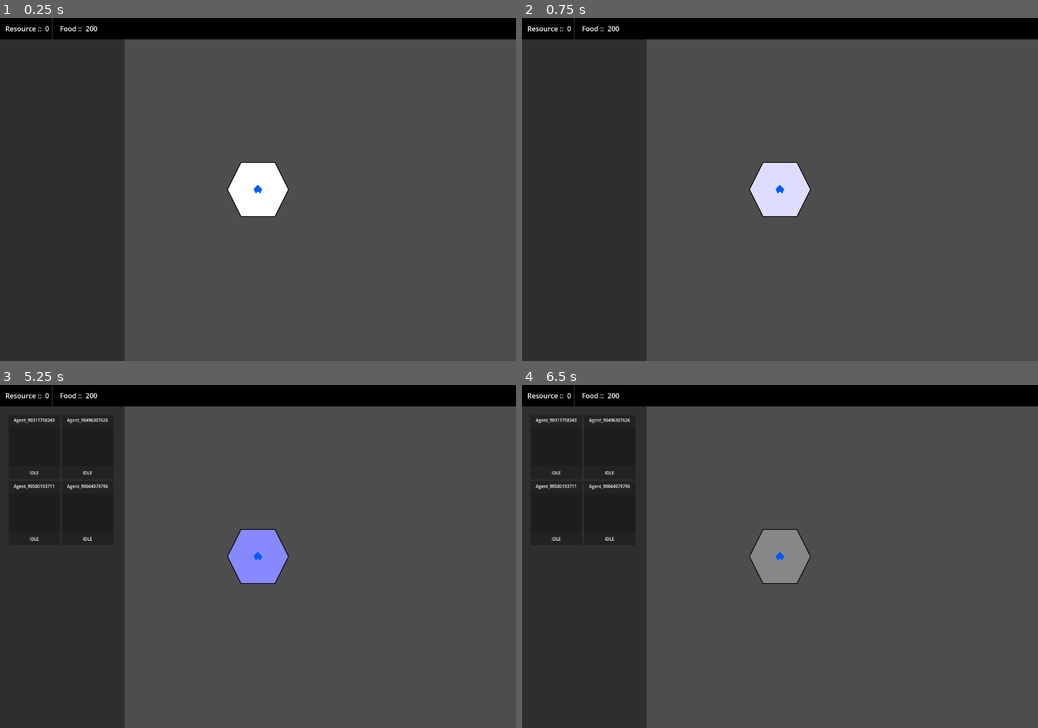
Above: before the commit, frames 1-4 (two rows, left to right).
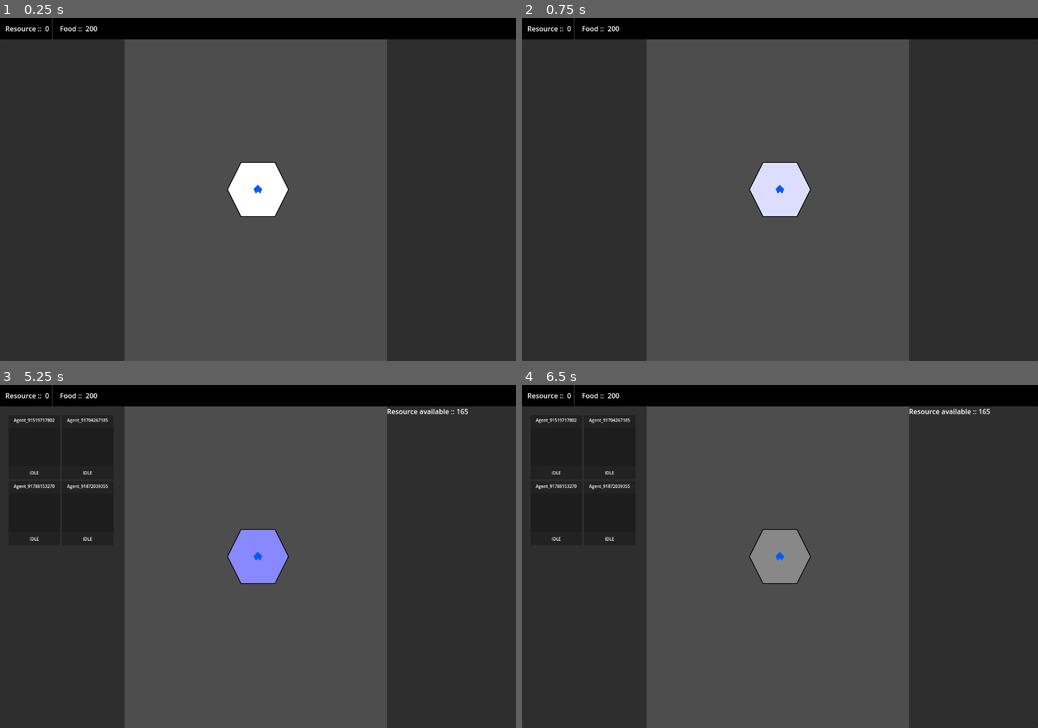
Above: after the commit, the same moments.

Repository: Drakosam/game_1
Game: Godot game, scene res://main_game_loop.tscn
Two runs of this game, one before a commit and one after it. Both use one fixed random seed, a clock stepped at 60 frames per second and the inputs below.
Inputs (mouse positions are in pixels of both pictures, inside the frame that each line leads up to):
- Up to frame 1 (0.25 s): no input
- Up to frame 2 (0.75 s): tap Enter at 0.5 s; click (780, 189) at 0.67 s
- Up to frame 3 (5.25 s): tap Space at 1.25, 2.75, 4.25 s; move the mouse to (154, 573) at 1.27 s; click (154, 573) at 1.42 s; tap Enter at 2, 3.5 s; move the mouse to (309, 481) at 2.02 s; click (309, 481) at 2.17 s; move the mouse to (232, 625) at 2.77 s; click (232, 625) at 2.92 s; move the mouse to (412, 607) at 3.52 s; click (412, 607) at 3.67 s; move the mouse to (103, 505) at 4.27 s; click (103, 505) at 4.42 s; move the mouse to (283, 556) at 5.02 s; click (283, 556) at 5.17 s
- Up to frame 4 (6.5 s): move the mouse to (702, 470) at 5.77 s; click (702, 470) at 5.92 s

The runs differ from the first frame. In frame 1, 23% of the frame differs, in the area x 75-100%, y 6-100%; in frame 2, 23%; in frame 3, 23%, in the area x 5-100%, y 6-100%; in frame 4, 23%.
Error before the commit: Invalid call to function 'act' in base 'Node (job_backend.gd)'. Expected 0 arguments. (res://Actors/actor.gd:62)

Commit message:
-add tile info

Diff:
--- a/Actors/actor.gd
+++ b/Actors/actor.gd
@@ -59,13 +59,7 @@
 		return
 
 	if job_backend :
-		job_backend.act({
-			'speed':speed,
-			'power':power,
-			'influance':influance,
-			'mental':mental,
-			'aether':aether
-		})
+		job_backend.act()
 
 		if jobs_to_do_list.size() > 0 and job_backend.current_job == JobNames.idle:
 			job_backend.start_job(jobs_to_do_list.pop_front())
--- a/Backend/game_core.gd
+++ b/Backend/game_core.gd
@@ -3,6 +3,7 @@
 var resource = 0
 var food = 0
 var rng = RandomNumberGenerator.new()
+var curent_tile = null
 
 func _ready():
 	food = CoreValue.start_food_value
--- /dev/null
+++ b/Interface/tile_info.gd
@@ -0,0 +1,11 @@
+extends Panel
+
+
+func _ready():
+	pass # Replace with function body.
+
+
+func _process(_delta):
+	if GameCore.curent_tile:
+		var new_val =  str( GameCore.curent_tile.resources)
+		$VBoxContainer/Resource.text = 'Resource available :: ' + new_val
--- /dev/null
+++ b/Interface/tile_info.tscn
@@ -0,0 +1,22 @@
+[gd_scene load_steps=2 format=3 uid="uid://cb3ay64i3x00k"]
+
+[ext_resource type="Script" path="res://Interface/tile_info.gd" id="1_uwd3i"]
+
+[node name="TileInfo" type="Panel"]
+anchors_preset = 15
+anchor_right = 1.0
+anchor_bottom = 1.0
+grow_horizontal = 2
+grow_vertical = 2
+script = ExtResource("1_uwd3i")
+
+[node name="VBoxContainer" type="VBoxContainer" parent="."]
+layout_mode = 1
+anchors_preset = 15
+anchor_right = 1.0
+anchor_bottom = 1.0
+grow_horizontal = 2
+grow_vertical = 2
+
+[node name="Resource" type="Label" parent="VBoxContainer"]
+layout_mode = 2
--- a/World/world_tile.gd
+++ b/World/world_tile.gd
@@ -37,6 +37,7 @@
 	if focus and not view_is_blocked:
 		if (event is InputEventMouseButton) and Input.is_mouse_button_pressed(MOUSE_BUTTON_LEFT) :
 			emit_signal("picked_hex", name, position)
+			GameCore.curent_tile = self
 	elif focus and move_process:
 		if (event is InputEventMouseButton) and Input.is_mouse_button_pressed(MOUSE_BUTTON_LEFT) :
 			emit_signal("picket_move", '')
--- a/main_game_loop.gd
+++ b/main_game_loop.gd
@@ -34,12 +34,16 @@
 func _on_agent_panel_show_agent(agent_item):
 	$CanvasLayer/AgentDetail.set_show_agent(agent_item)
 	$CanvasLayer/AgentDetail.visible = true
+
+	$CanvasLayer/TileInfo.visible = false
 	$CanvasLayer/AgentPanel.visible = false
 	$WorldMap.view_is_bloced(true)
 
 
 func _on_agent_detail_close_agent_detail():
 	$CanvasLayer/AgentDetail.visible = false
+
+	$CanvasLayer/TileInfo.visible = true
 	$CanvasLayer/AgentPanel.visible = true
 	$WorldMap.view_is_bloced(false)
 
@@ -48,11 +52,13 @@
 	$TileBackend.start_move_proces()
 	$CanvasLayer/AgentDetail.visible = false
 	$CanvasLayer/AgentPanel.visible = false
+	$CanvasLayer/TileInfo.visible = false
 
 
 func _on_tile_backend_selected_region_whos_picked(hex_name):
 	$CanvasLayer/AgentDetail.visible = true
 	$CanvasLayer/AgentPanel.visible = false
+	$CanvasLayer/TileInfo.visible = false
 	$CanvasLayer/AgentDetail.move_agent_to_region(hex_name)
 
 
--- a/main_game_loop.tscn
+++ b/main_game_loop.tscn
@@ -6,6 +6,7 @@
 [ext_resource type="PackedScene" uid="uid://67gvgut6iuqe" path="res://Interface/agent_panel.tscn" id="3_ukb6n"]
 [ext_resource type="PackedScene" uid="uid://dgd8f6n7emumg" path="res://Interface/agent_detail.tscn" id="4_b6mc0"]
 [ext_resource type="PackedScene" uid="uid://8p2dls85kh8" path="res://Interface/camera_2d.tscn" id="4_waeu0"]
+[ext_resource type="PackedScene" uid="uid://cb3ay64i3x00k" path="res://Interface/tile_info.tscn" id="5_glv7l"]
 [ext_resource type="PackedScene" uid="uid://b5nsgnnmye12k" path="res://Backend/tile_backend.tscn" id="5_m6o2q"]
 [ext_resource type="PackedScene" uid="uid://bkvqc87m2xabn" path="res://Backend/agent_backend.tscn" id="6_hhaky"]
 [ext_resource type="PackedScene" uid="uid://blnup5xcrumek" path="res://Backend/manager_backend.tscn" id="10_7fjto"]
@@ -26,6 +27,13 @@
 offset_top = 150.0
 offset_right = -150.0
 offset_bottom = -150.0
+
+[node name="TileInfo" parent="CanvasLayer" instance=ExtResource("5_glv7l")]
+anchors_preset = 11
+anchor_left = 1.0
+offset_left = -300.0
+offset_top = 50.0
+grow_horizontal = 0
 
 [node name="WorldMap" parent="." instance=ExtResource("2_r1j80")]
 
Not shown: 1 places in main_game_loop.tscn that only renumber resources
